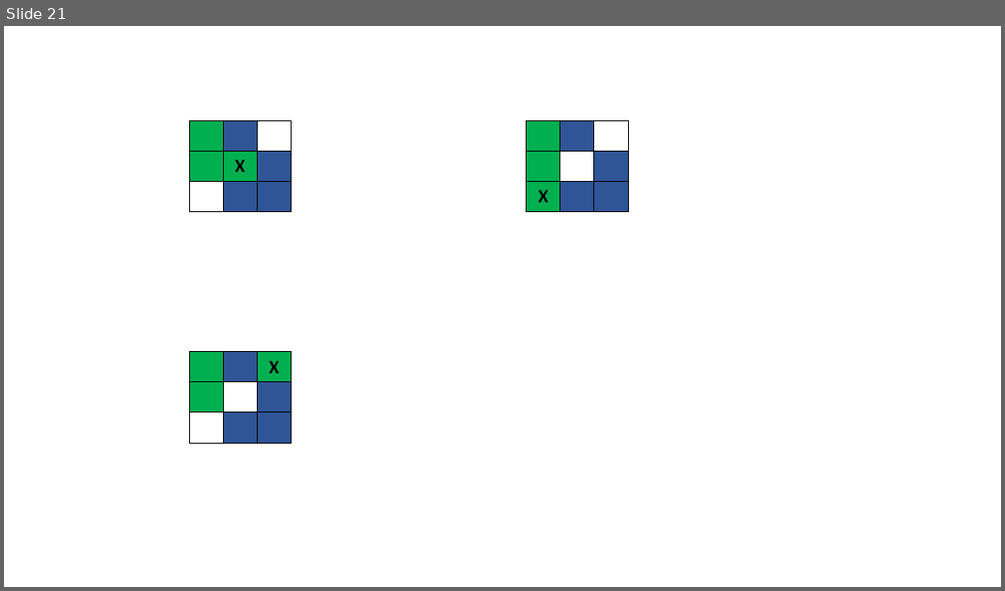
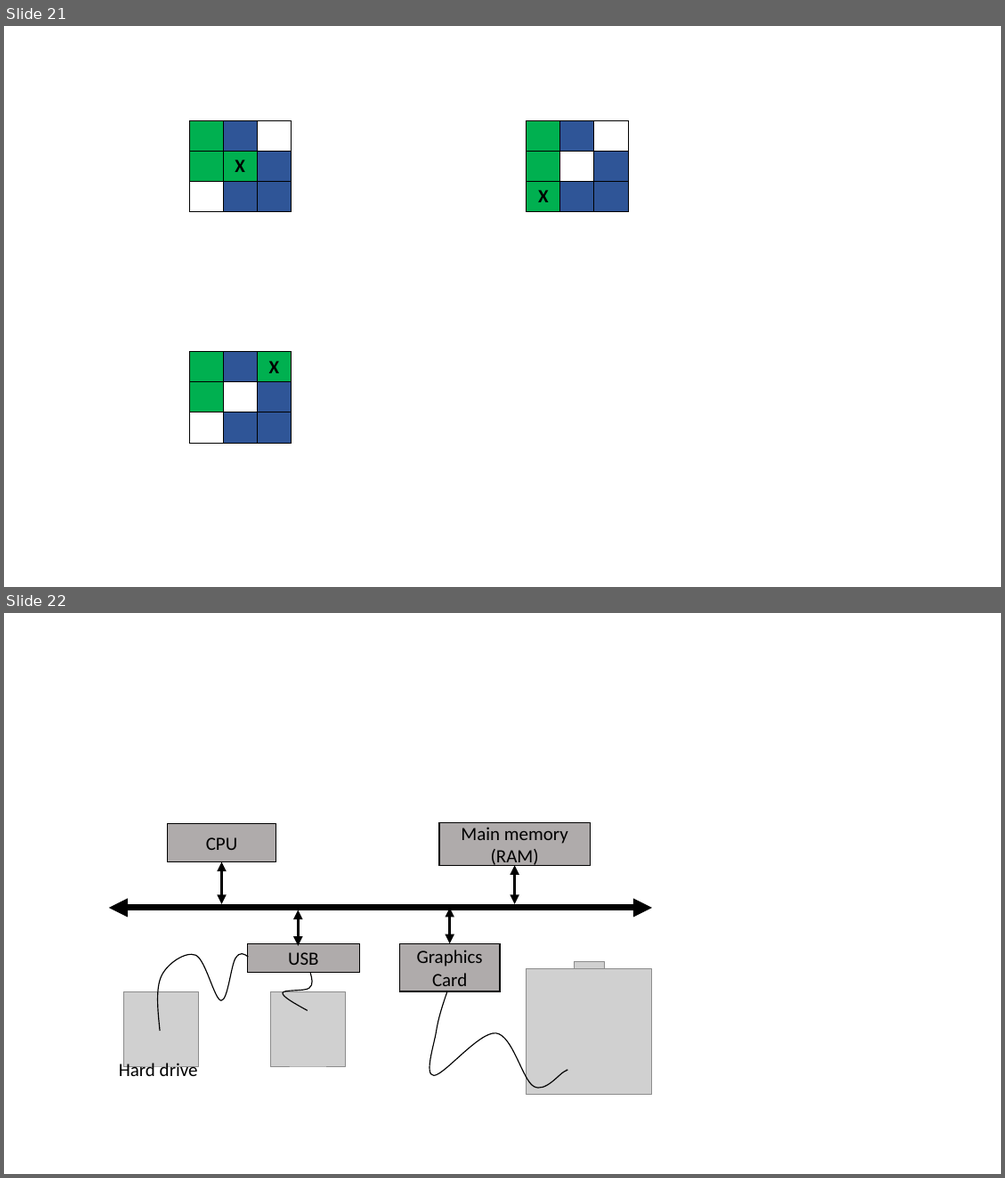
Before and after one commit to edharcourt/CS140, a slide deck: images/pygame_rect_window.pptx. Shown one above the other, each under a label of ours: slide 21 before the commit, slides 21 and 22 after it. The pictures are 1005x591 and 1005x1178 pixels, drawn with LibreOffice and Linux fonts; fonts in the diff are those of the drawing; grey boxes stand for pictures. Boxes give left, top, right and bottom in pixels: in the first picture for what was removed or moved away, otherwise in the second. Text is boxed around its words. In the diff, an @@ line names an element or a change of style, - is before the commit and + after.

```diff
--- a/images/pygame_rect_window.pptx
+++ b/images/pygame_rect_window.pptx
@@ slide 22 added at (4, 613, 1001, 1174), background #FFFFFF @@
@@ group added at (109, 822, 652, 1094): 5 double arrows, 4 rectangles, 4 pictures, 3 freeform shapes, 1 text @@
+CPU
+Main memory
+(RAM)
+Graphics Card
+USB
+Hard drive
```
Also in this commit, not shown: 2 other slides added, 7 other files.
